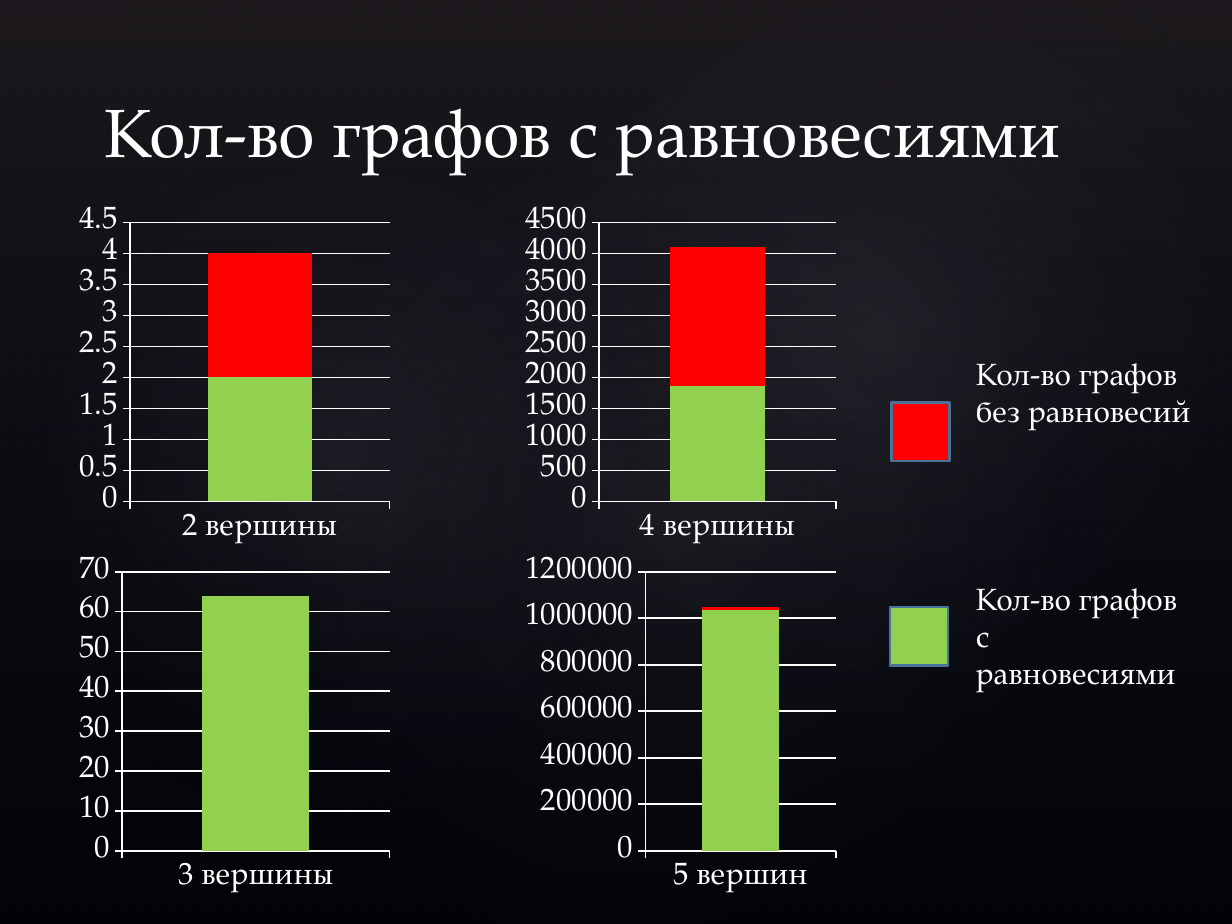
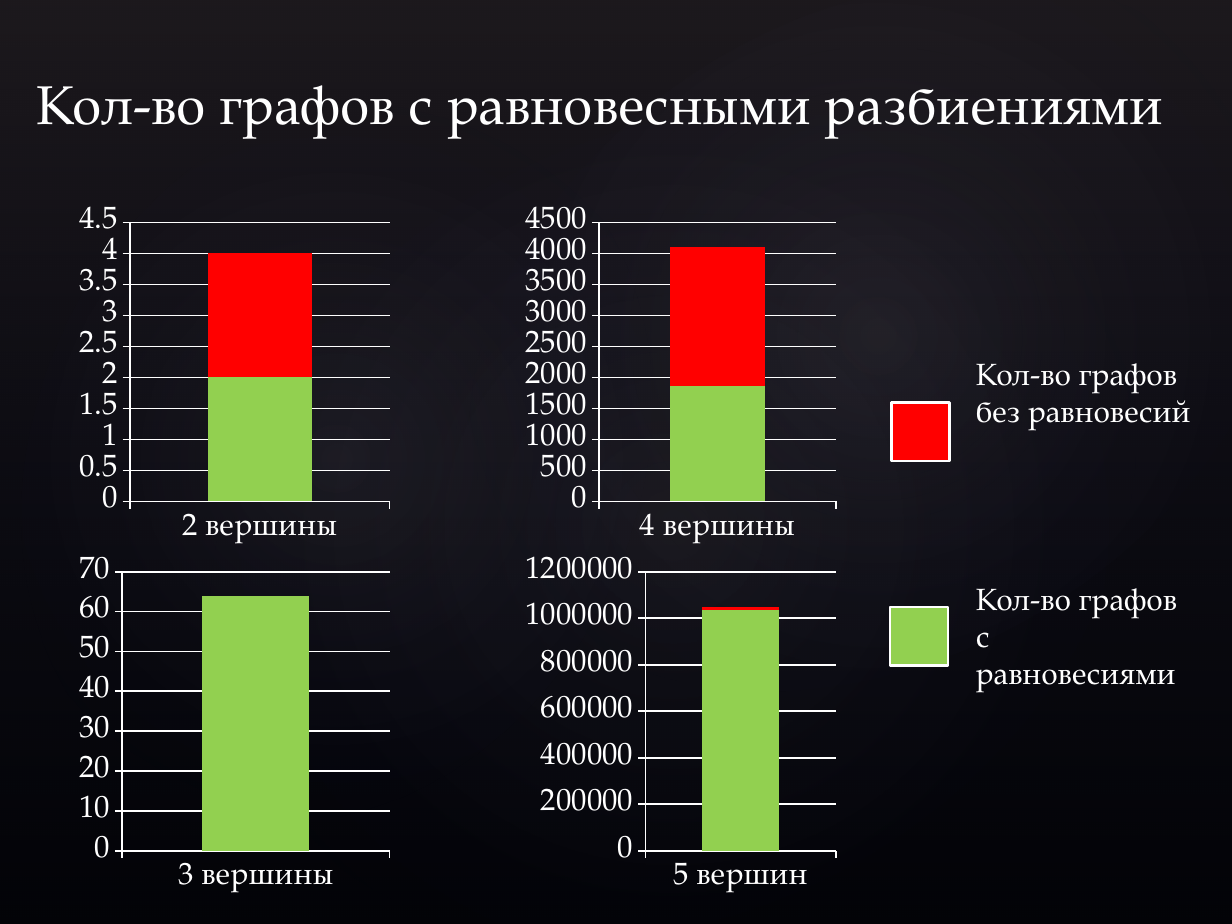
Before and after one commit to ChrisA23C/A-Landscape-Theory-of-Aggregation, a slide deck: slide 10 of Исследование равновесий в модели A Landscape Theory of Aggregation.pptx (slide 9 before the commit). Drawn at 1232x924 pixels with LibreOffice and Linux fonts; fonts in the diff are those of the drawing; background and template pictures are left out. Boxes give left, top, right and bottom in pixels: in the first picture for what was removed or moved away, otherwise in the second. Text is boxed around its words. In the diff, an @@ line names an element or a change of style, - is before the commit and + after.

```diff
--- a/Исследование равновесий в модели A Landscape Theory of Aggregation.pptx
+++ b/Исследование равновесий в модели A Landscape Theory of Aggregation.pptx
@@ title at bbox=[37, 85, 1163, 138]: text changed; size 40 to 32 pt @@
-Кол-во графов с равновесиями
+Кол-во графов с равновесными разбиениями
@@ rectangle at bbox=[892, 403, 950, 461]: outline #49749B 1.5 pt to #FFFFFF 1.5 pt @@
@@ rectangle at bbox=[890, 607, 947, 665]: outline #49749B 1.5 pt to #FFFFFF 1.5 pt @@
```
Also in this commit, not shown: 7 other slides changed, 1 slide added.
